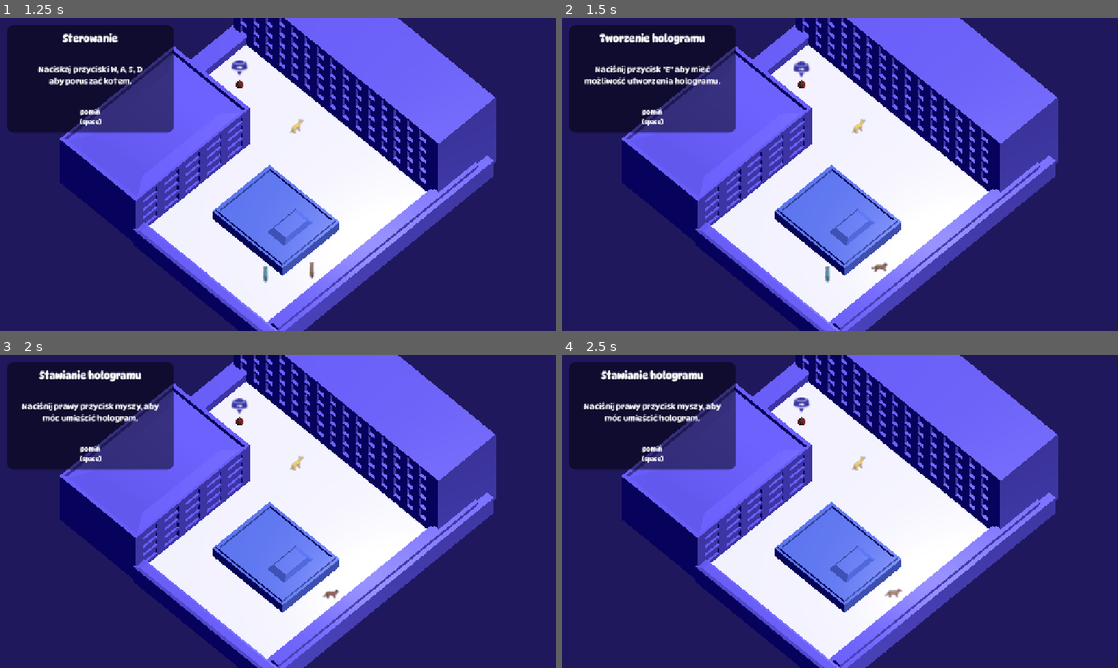
Above: before the commit, frames 1-4 (two rows, left to right).
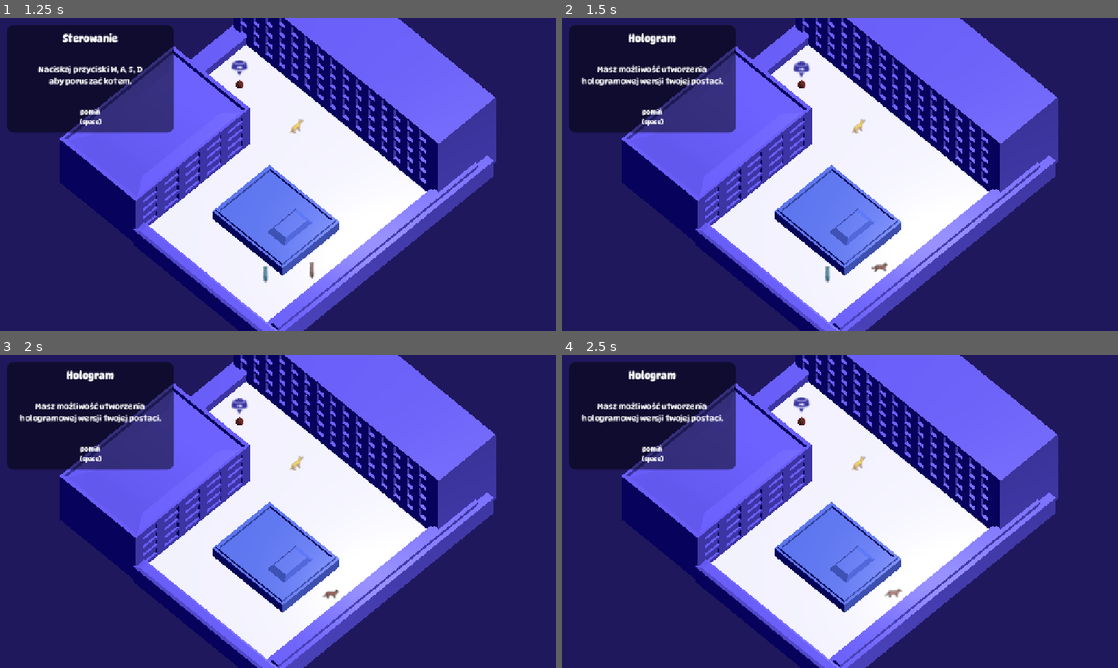
Above: after the commit, the same moments.

Repository: WeronikaKowalkowska/dnsgamejam
Game: Godot game, scene res://scenes/menu.tscn
Same seed, same stepped clock (60 frames per second), same inputs: the game is played once before the commit and once after it.
Inputs (mouse positions are in pixels of both pictures, inside the frame that each line leads up to):
- Up to frame 1 (1.25 s): click "Graj" at 0.5 s
- Up to frame 2 (1.5 s): tap Enter (ui_accept) at 1.25 s; move the mouse to (962, 158) at 1.27 s; hold D (move_right) from 1.28 s (still down); tap Space at 1.35 s; click (962, 158) at 1.42 s
- Up to frame 3 (2 s): keep holding D (move_right); tap Enter (ui_accept) at 1.52 s; tap E at 1.55 s
- Up to frame 4 (2.5 s): release D (move_right) at 2 s; drag from (728, 527) to (812, 574) at 2.02 s

Frame 1 is identical in both runs. In frame 2, 1.1% of the frame differs, in the area x 3-29%, y 4-22%; in frame 3, 1.2%; in frame 4, 1.2%.

Commit message:
Minor adjustments

Diff:
--- a/assets/langs.csv
+++ b/assets/langs.csv
@@ -12,3 +12,6 @@
 Game Over;Porażka
 Controls;Sterowanie
 Press W, A, S, D\n to move the cat.\n(Space);Naciskaj przyciski W, A, S, D\naby poruszać kotem.\n(Spacja)
+Victory!;Zwycięstwo!
+Main Menu; Menu główne
+Press any key to restart;Wciśnij dowolny klawisz
--- a/scenes/main.tscn
+++ b/scenes/main.tscn
@@ -626,7 +626,7 @@
 
 [node name="Label2" type="Label" parent="GUI/GameOver/CenterContainer/VBoxContainer" unique_id=1299519448]
 layout_mode = 2
-text = "Wciśnij dowolny klawisz"
+text = "Press any key to restart"
 horizontal_alignment = 1
 
 [node name="QuitPrompt" parent="GUI" unique_id=2141659490 instance=ExtResource("3_eb6dy")]
--- a/scenes/tutorial.gd
+++ b/scenes/tutorial.gd
@@ -65,27 +65,7 @@
 
 	# Sprawdzamy warunek w zależności od bieżącego kroku tutorialu
 	match step:
-		0: # W, A, S, D
-			if event is InputEventKey and event.pressed and not event.echo:
-				if event.keycode in [KEY_W, KEY_A, KEY_S, KEY_D, KEY_SPACE]:
-					can_advance = true
-		1: # Informacyjny - Spacja
-			if event is InputEventKey and event.pressed and not event.echo:
-				if event.keycode == KEY_SPACE:
-					can_advance = true
-		2: # Przycisk "E"
-			if event is InputEventKey and event.pressed and not event.echo:
-				if event.keycode in [KEY_E, KEY_SPACE]:
-					can_advance = true
-		3, 4: # Klawisz "ALT"
-			if event is InputEventKey and event.pressed and not event.echo:
-				if event.keycode in [KEY_ALT, KEY_SPACE]:
-					can_advance = true
-		5: # Przycisk "E"
-			if event is InputEventKey and event.pressed and not event.echo:
-				if event.keycode in [KEY_E, KEY_SPACE]:
-					can_advance = true
-		6, 7, 8, 9, 10: # Kroki informacyjne - Spacja
+		_:
 			if event is InputEventKey and event.pressed and not event.echo:
 				if event.keycode == KEY_SPACE:
 					can_advance = true
--- a/scenes/victory_scene.tscn
+++ b/scenes/victory_scene.tscn
@@ -117,7 +117,7 @@
 [node name="VictoryLabel" type="Label" parent="CenterContainer/VBoxContainer" unique_id=1079365213]
 layout_mode = 2
 theme_override_font_sizes/font_size = 48
-text = "Zwycięstwo!"
+text = "Victory!"
 horizontal_alignment = 1
 
 [node name="RichTextLabel" type="RichTextLabel" parent="CenterContainer/VBoxContainer" unique_id=267512362]
Binary file changed: assets/langs.Polish.translation
